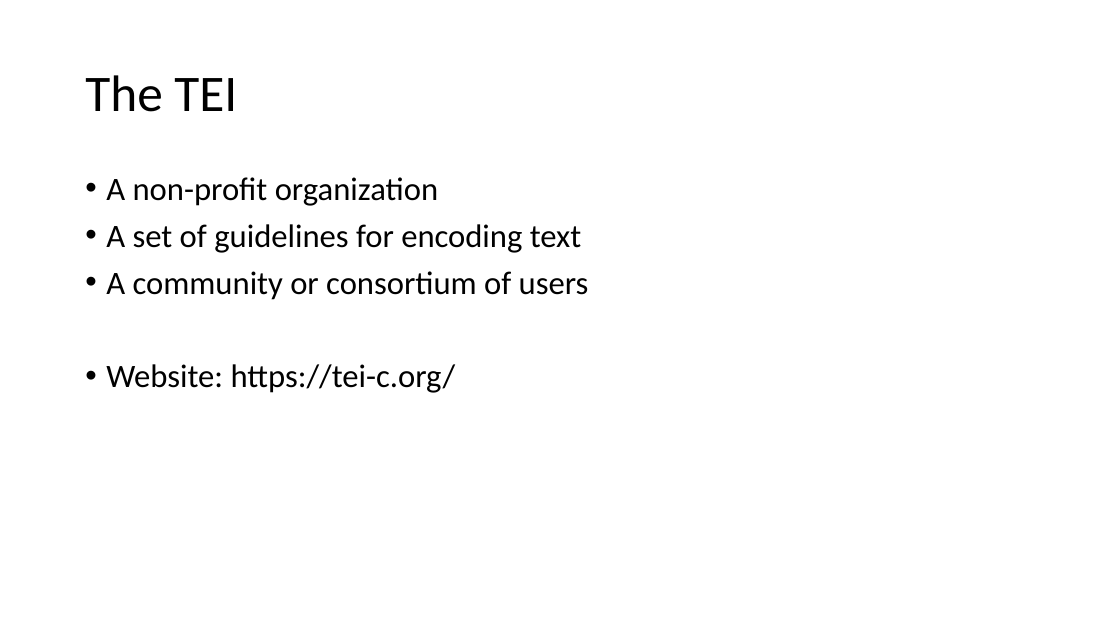
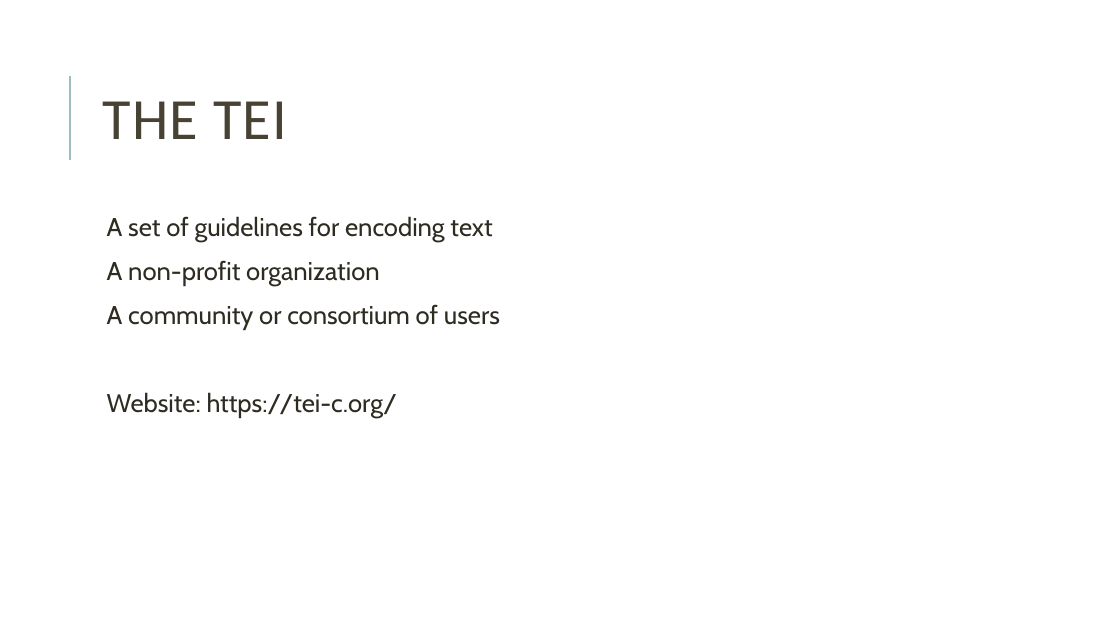
Before and after one commit to joeytakeda/teiworkshop, a slide deck: slide 43 of sept20/TEIWorkshop_1.pptx (slide 7 before the commit). Drawn at 1120x630 pixels with LibreOffice and Linux fonts; fonts in the diff are those of the drawing. Boxes give left, top, right and bottom in pixels: in the first picture for what was removed or moved away, otherwise in the second. Text is boxed around its words. In the diff, an @@ line names an element or a change of style, - is before the commit and + after.

```diff
--- a/sept20/TEIWorkshop_1.pptx
+++ b/sept20/TEIWorkshop_1.pptx
@@ line added from (70, 160) to (70, 76), #9CBEBD 1.5 pt @@
@@ title at bbox=[102, 101, 287, 139]: text changed; size 44 to 50 pt; text colour #000000 to #474233 @@
-The TEI
+THE TEI
@@ text "A set of guidelines for ...": place and size @@
-text "A set of guidelines for ..." at bbox=[106, 177, 589, 393]
+text "A set of guidelines for ..." at bbox=[107, 216, 500, 418]
@@ text at bbox=[106, 224, 581, 253]: paragraph removed @@
-• A set of guidelines for encoding text
@@ text at bbox=[107, 216, 492, 242]: paragraph added @@
+  A set of guidelines for encoding text
@@ text at bbox=[107, 260, 500, 418]: size 28 to 22 pt, font Calibri to Cabin, text colour #000000 to #2E2B21 in "A non-profit organization", "A community or consortium of users", "Website: https://tei-c.org/"; bullet • to  ; more space between paragraphs @@
```
Also in this commit, not shown: 29 other slides changed, 89 slides added, 9 slides removed, 1 other file.
